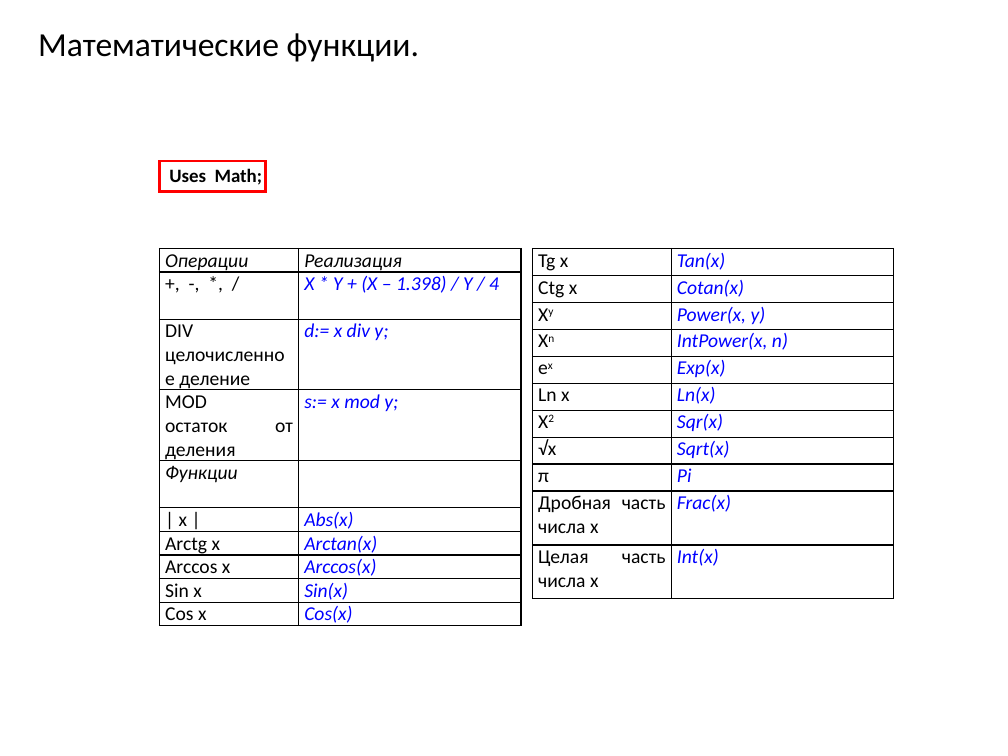
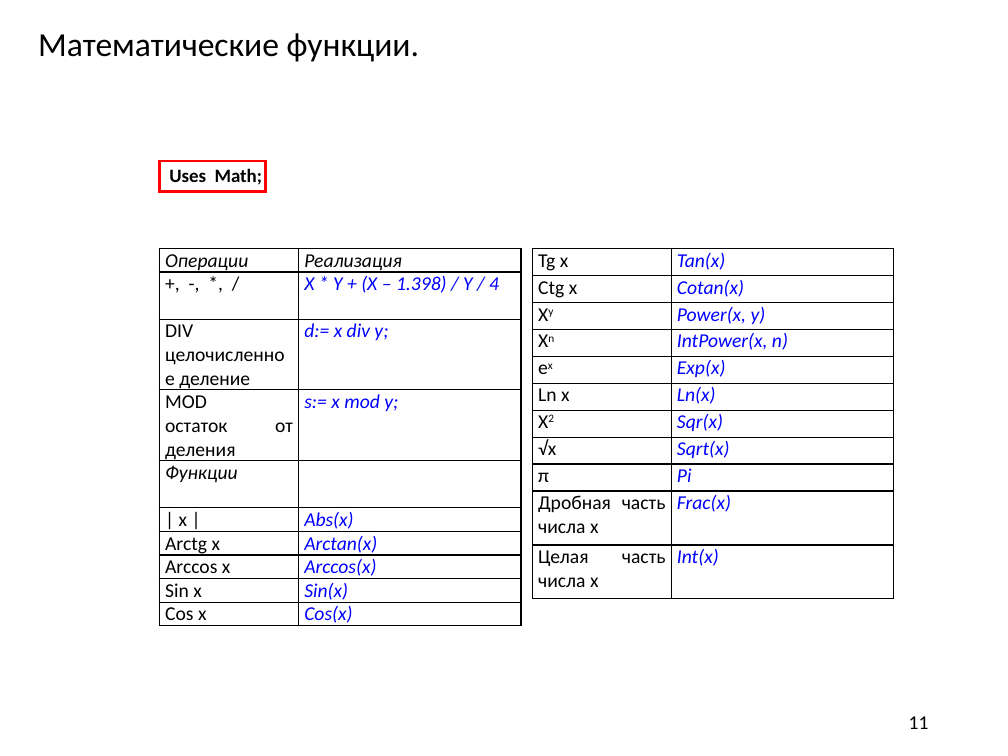
Before and after one commit to AleksandrVakulenko/Pascal_lectures, a slide deck: slide 11 of 1. Введение/1. Введение.pptx (slide 10 before the commit). Drawn at 1008x756 pixels with LibreOffice and Linux fonts; fonts in the diff are those of the drawing. Boxes give left, top, right and bottom in pixels: in the first picture for what was removed or moved away, otherwise in the second. Text is boxed around its words. In the diff, an @@ line names an element or a change of style, - is before the commit and + after.

```diff
--- a/1. Введение/1. Введение.pptx
+++ b/1. Введение/1. Введение.pptx
@@ page number added at box(909, 716, 929, 729), 14 pt, text #000000 @@
+11
```
Also in this commit, not shown: 1 other slide changed, 1 slide added, 2 other files.
